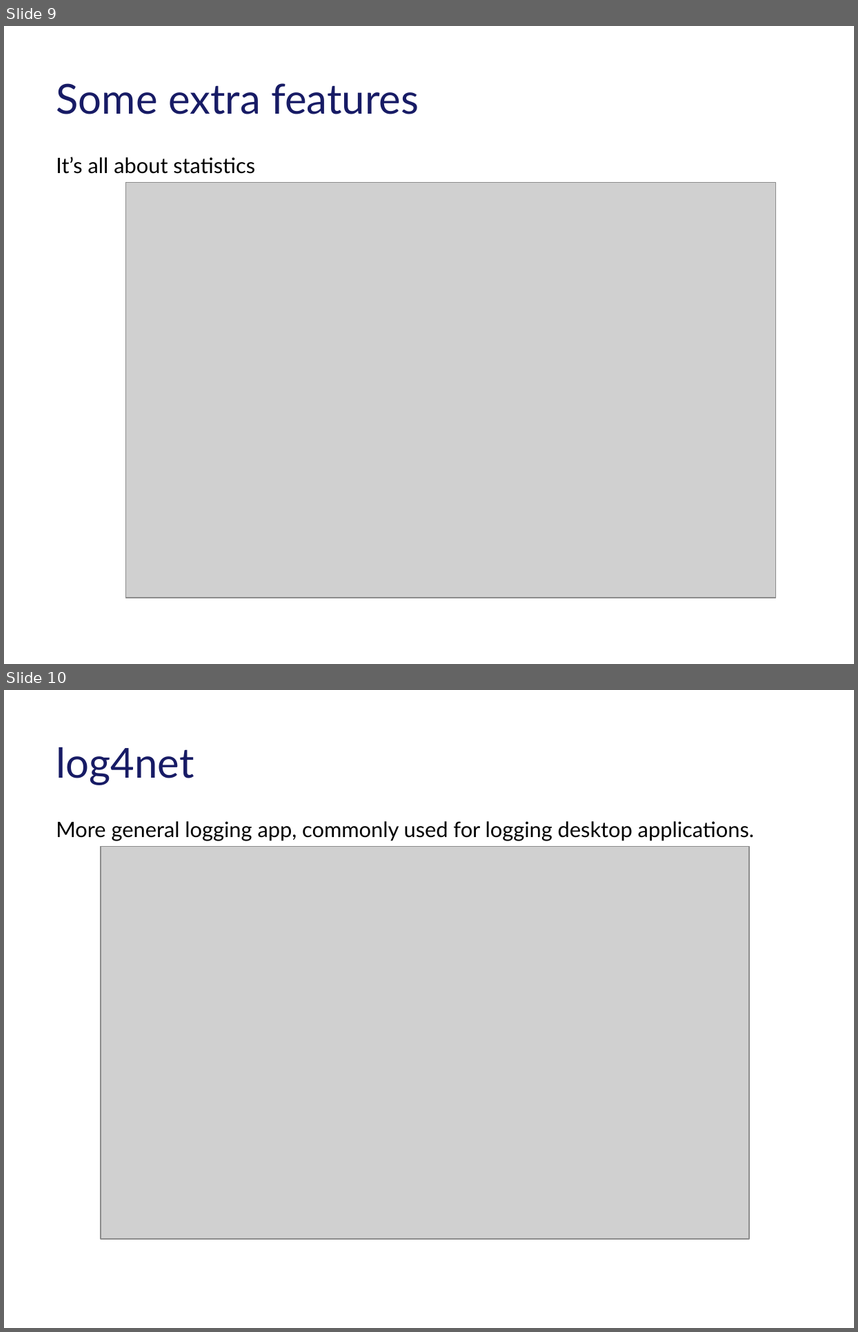
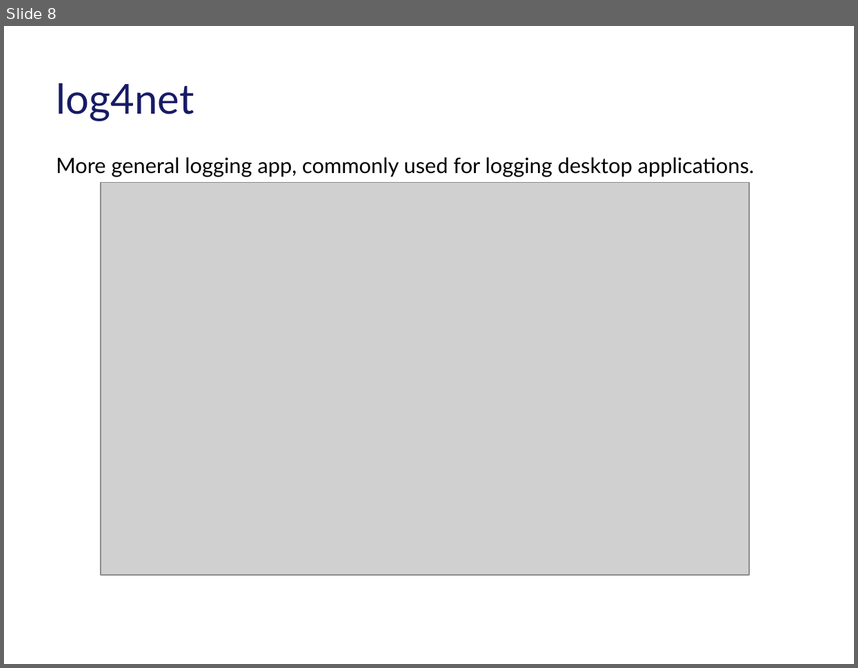
Before and after one commit to tarasiscom/Lv-273, a slide deck: education/Exception_Handling_In_Core_Puhach_Ivan.pptx. Shown one above the other, each under a label of ours: slides 9 and 10 before the commit, slide 8 after it. The pictures are 858x1332 and 858x668 pixels, drawn with LibreOffice and Linux fonts; fonts in the diff are those of the drawing; grey boxes stand for pictures; background and template pictures are left out. Boxes give left, top, right and bottom in pixels: in the first picture for what was removed or moved away, otherwise in the second. Text is boxed around its words. In the diff, an @@ line names an element or a change of style, - is before the commit and + after.

```diff
--- a/education/Exception_Handling_In_Core_Puhach_Ivan.pptx
+++ b/education/Exception_Handling_In_Core_Puhach_Ivan.pptx
@@ slide 9 removed at (4, 26, 854, 664), background #FFFFFF @@
@@ title removed at (56, 83, 419, 114) @@
-Some extra features
@@ text removed at (56, 156, 255, 174) @@
-It’s all about statistics
@@ picture removed at (126, 183, 776, 597) @@
@@ what was slide 10 is now slide 8 @@
```
Also in this commit, not shown: 2 slides changed, 9 slides added, 1 other slide removed.
